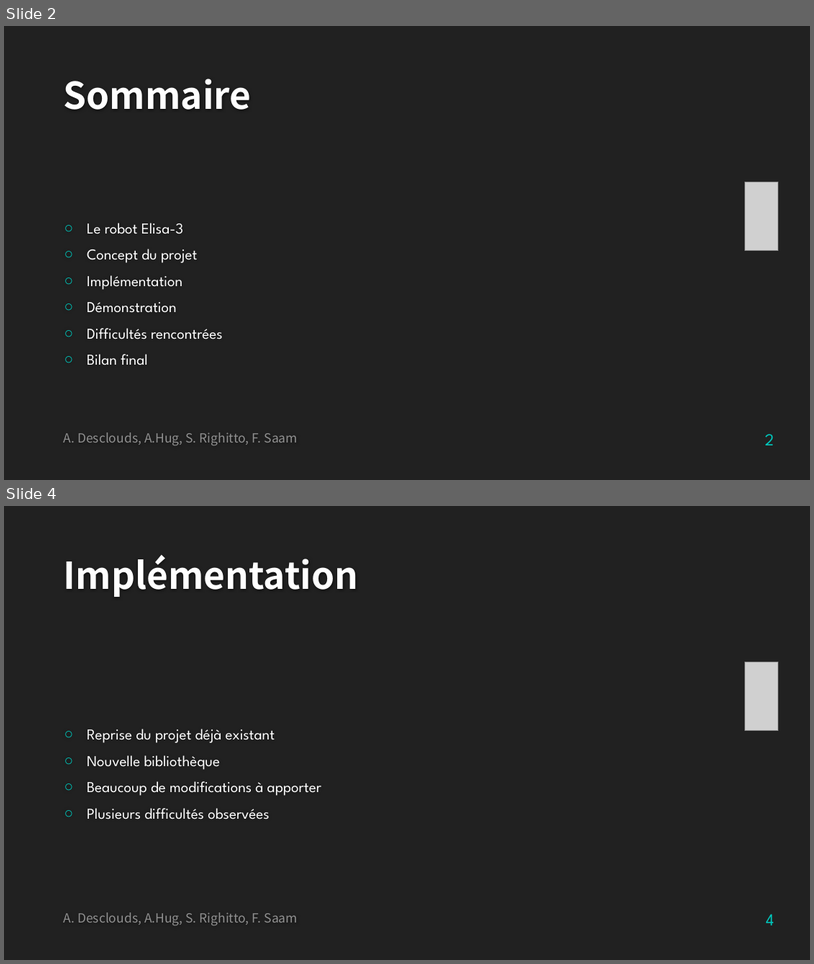
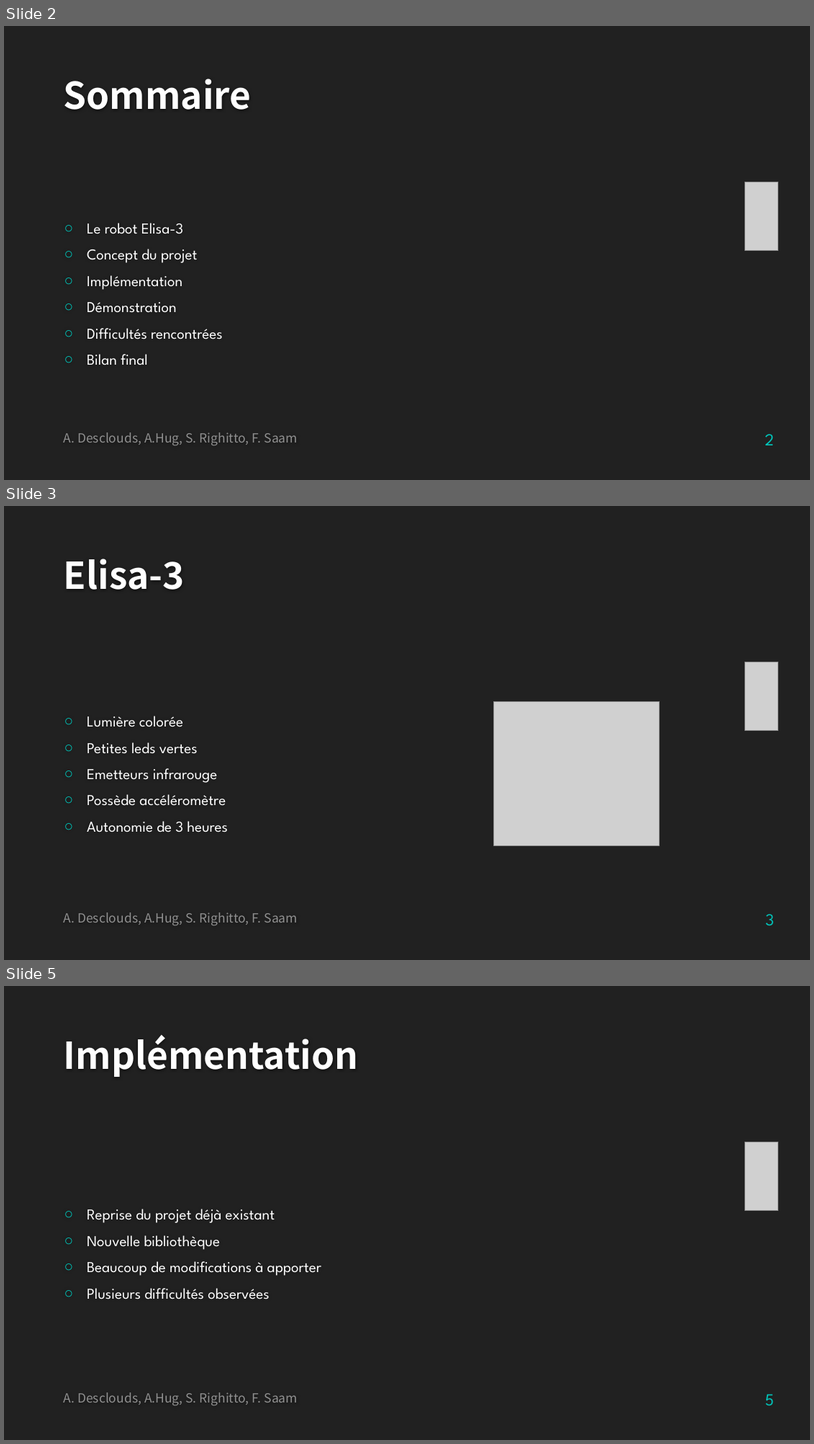
Before and after one commit to SimoneRighitto/SFT15_Elisa, a slide deck: Elisa-3_presentation.pptx. Shown one above the other, each under a label of ours: slides 2 and 4 before the commit, slides 2, 3 and 5 after it; the slides between them are not shown. The pictures are 814x964 and 814x1444 pixels, drawn with LibreOffice and Linux fonts; fonts in the diff are those of the drawing; grey boxes stand for pictures; background and template pictures are left out. Boxes give left, top, right and bottom in pixels: in the first picture for what was removed or moved away, otherwise in the second. Text is boxed around its words. In the diff, an @@ line names an element or a change of style, - is before the commit and + after.

```diff
--- a/Elisa-3_presentation.pptx
+++ b/Elisa-3_presentation.pptx
@@ slide 3 added at [4,506,810,960], background #212121 @@
@@ title added at [64,559,185,590], 44 pt, text #FEFEFE, bold @@
+Elisa-3
@@ picture added at [746,662,779,731] @@
@@ text added at [87,716,228,832], 18 pt, text #FFFFFF @@
+○ Lumière colorée
+○ Petites leds vertes
+○ Emetteurs infrarouge
+○ Possède accéléromètre
+○ Autonomie de 3 heures
@@ picture added at [494,701,660,845] @@
@@ text added at [64,912,298,925], 15 pt, text #909090 @@
+A. Desclouds, A.Hug, S. Righitto, F. Saam
@@ page number added at [766,914,774,925], 20 pt, text #00C6BB @@
+3
@@ what was slide 4 is now slide 5 @@
@@ page number at [766,1394,774,1405]: text changed @@
-4
+5
```
Also in this commit, not shown: 4 slides changed.
